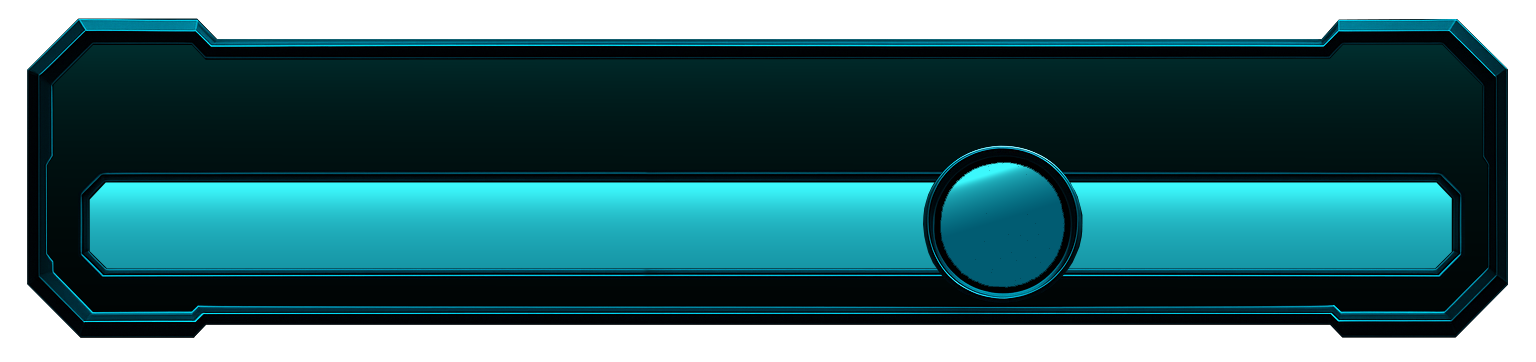
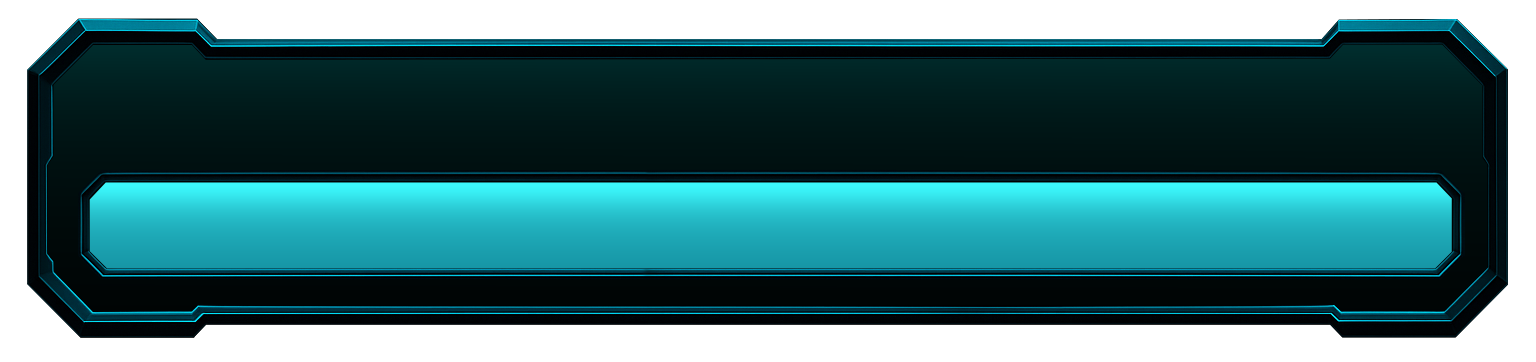
Comparing the layer stacks of the two 1536 × 362 images. Changes:
hid "Fond en dégradé 3" over [940,162,1065,288]
hid "curseur" over [923,145,1083,304]
